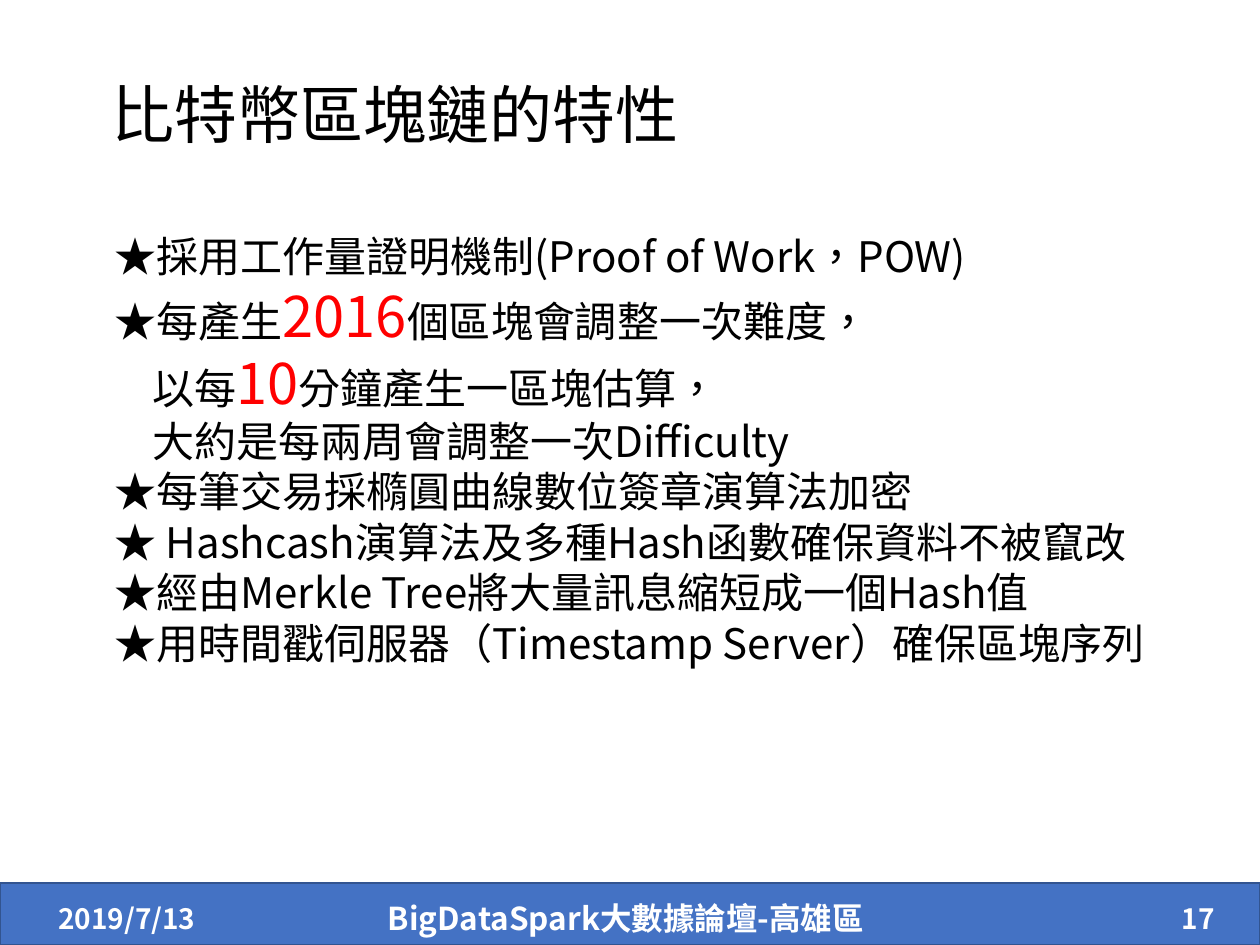
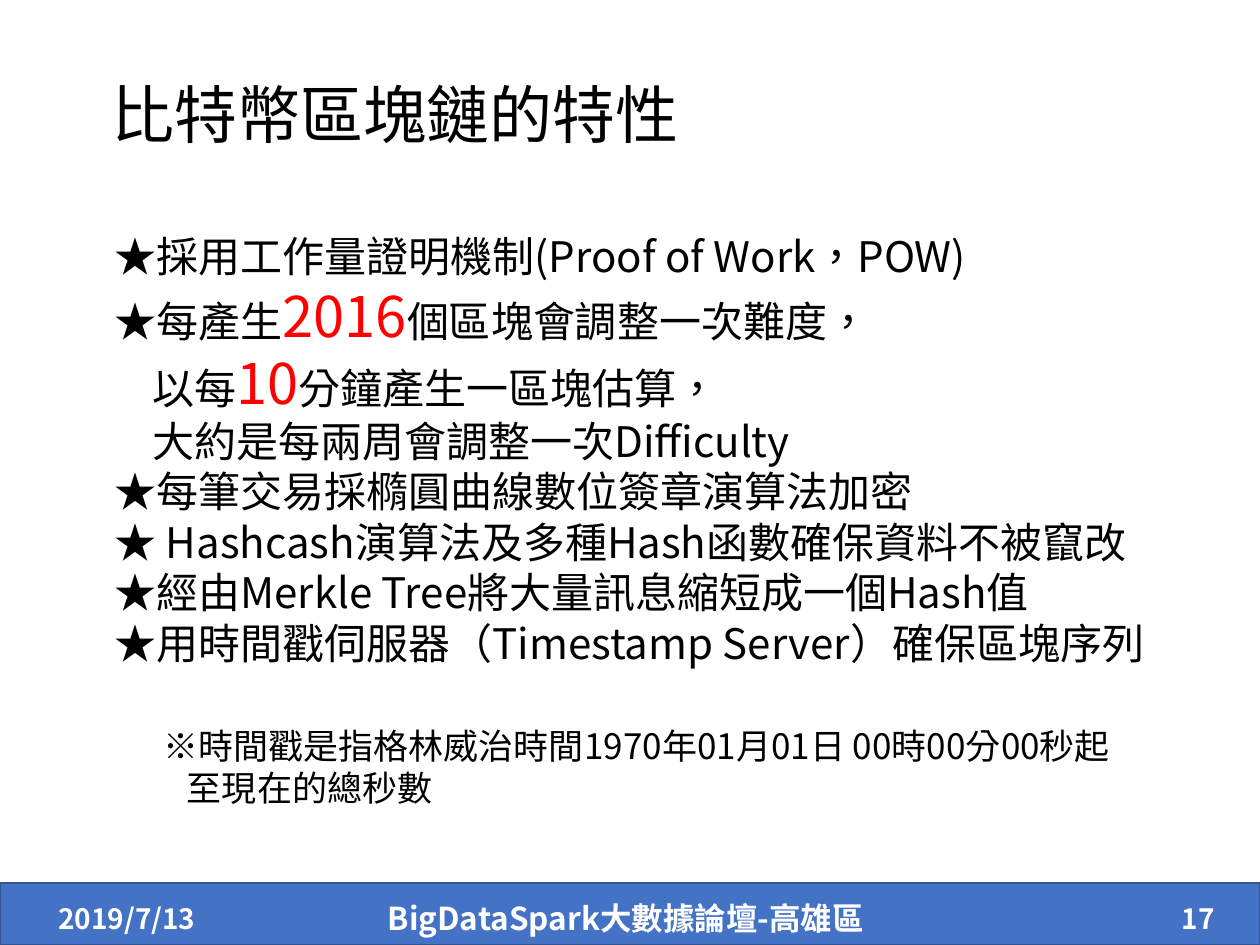
Before and after one commit to dong945/Python-Crawler2, a slide deck: slide 17 of Python爬蟲_虛擬幣貨抓取.pptx. Drawn at 1260x945 pixels with LibreOffice and Linux fonts; fonts in the diff are those of the drawing. Boxes give left, top, right and bottom in pixels: in the first picture for what was removed or moved away, otherwise in the second. Text is boxed around its words. In the diff, an @@ line names an element or a change of style, - is before the commit and + after.

```diff
--- a/Python爬蟲_虛擬幣貨抓取.pptx
+++ b/Python爬蟲_虛擬幣貨抓取.pptx
@@ text added at [163,729,1110,804], 20 pt, text #000000 @@
+※時間戳是指格林威治時間1970年01月01日 00時00分00秒起
+至現在的總秒數
```
Also in this commit, not shown: 2 slides added.
